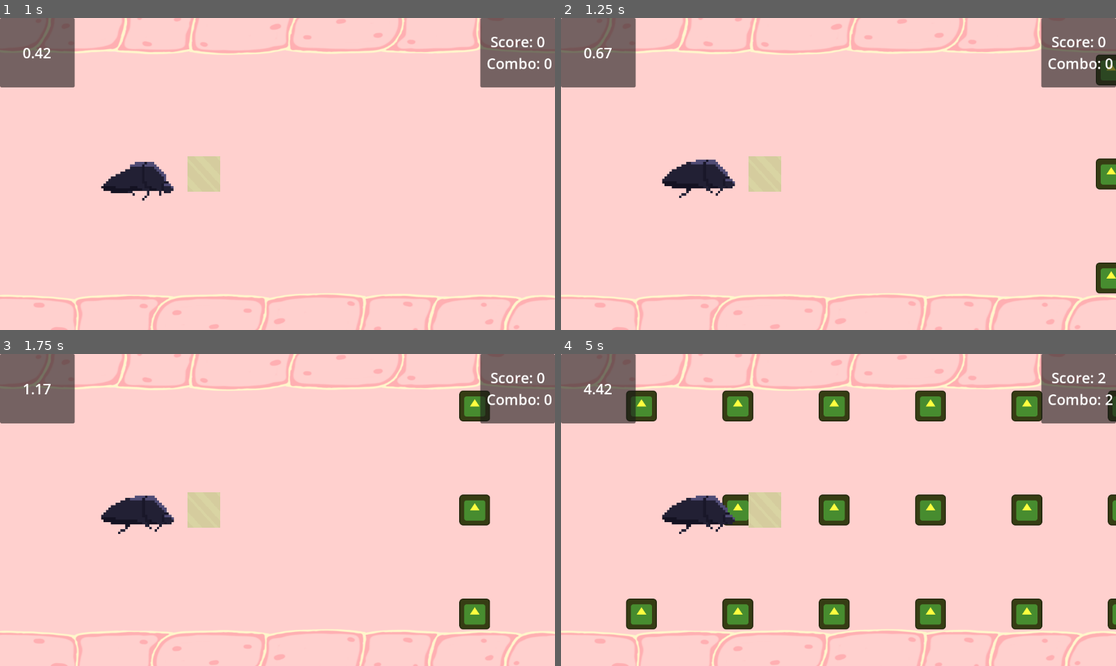
Above: before the commit, frames 1-4 (two rows, left to right).
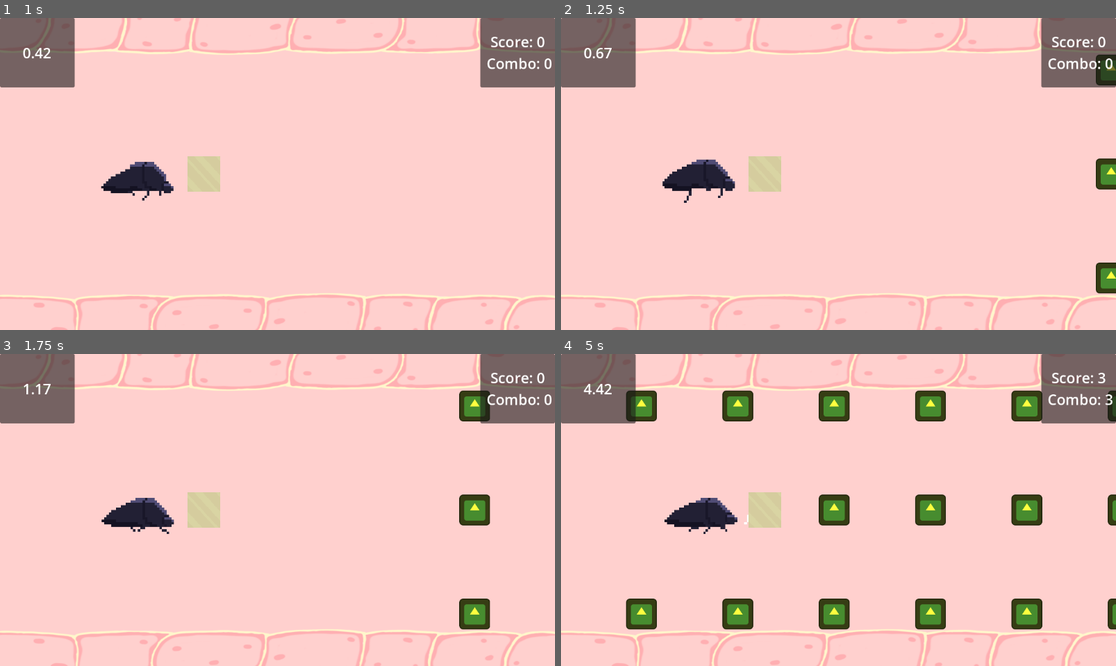
Above: after the commit, the same moments.

Repository: milnej/EscapeFromFrog
Game: Godot game, scene res://Scene/menu.tscn
Two runs of this game, one before a commit and one after it. Both use one fixed random seed, a clock stepped at 60 frames per second and the inputs below. The engine's default icon, where the game draws it, is replaced by a stand-in: a white triangle on a blue panel in a dark square.
Inputs:
- Up to frame 1 (1 s): click "Start" at 0.5 s
- Up to frame 2 (1.25 s): no input
- Up to frame 3 (1.75 s): hold L (note_right) from 1.28 s (still down); tap Space (beetle_attack) at 1.35 s
- Up to frame 4 (5 s): release L (note_right) at 2.03 s; hold S (beetle_down) 2.03-2.78 s; tap Space (beetle_attack) every 0.75 s from 2.1 to 4.35 s; hold L (note_right) 2.78-3.53 s; hold W (beetle_up) 3.53-4.28 s; hold A (note_left) from 4.28 s (still down)

Frame 1 is identical in both runs. In frame 2, 0.2% of the frame differs, in the area x 18-32%, y 45-60%; in frame 3, 0.4%; in frame 4, 0.8%, in the area x 18-100%, y 6-58%.

Commit message:
Added beetle animation when attacking

Diff:
--- a/Scene/Beetle.gd
+++ b/Scene/Beetle.gd
@@ -24,8 +24,11 @@
 	_set_sprite()
 
 func _set_sprite():
+	if (!$AnimatedSprite2D.is_playing()):
+		$AnimatedSprite2D.animation = "running"
 	if (is_attacking):
 		beetle_note_picker.scale = Vector2(0.8, 0.8)
+		$AnimatedSprite2D.animation = "attack"
 	else:
 		beetle_note_picker.scale = Vector2(1.0, 1.0)
 	match row:
@@ -40,6 +43,7 @@
 			$AnimatedSprite2D.flip_v = false
 		_:
 			pass
+	$AnimatedSprite2D.play()
 
 func _process_input():
 	if Input.is_action_just_pressed("beetle_up"):
@@ -61,8 +65,8 @@
 	elif (Input.is_action_just_pressed("beetle_attack") and not is_attacking):
 		is_attacking = true
 		curr_attack_length = 0.0
-	elif Input.is_action_just_released("beetle_attack"):
-		is_attacking = false
+	#elif Input.is_action_just_released("beetle_attack"):
+		#is_attacking = false
 
 # Called every frame. 'delta' is the elapsed time since the previous frame.
 func _process(delta):
--- a/Scene/guts.tscn
+++ b/Scene/guts.tscn
@@ -6,12 +6,33 @@
 [ext_resource type="Script" path="res://Scene/Beetle.gd" id="2_vfcls"]
 [ext_resource type="Texture2D" uid="uid://0awxgmypcl67" path="res://Resources/Sprites/beetle_run.png" id="3_rg1yr"]
 [ext_resource type="Texture2D" uid="uid://bro6wr6ndejh7" path="res://Resources/Background/Yellow.png" id="4_cygtt"]
+[ext_resource type="Texture2D" uid="uid://dpwopr0ax5tg7" path="res://Resources/Animations/beetle_attack.png" id="4_oc8cn"]
 [ext_resource type="Script" path="res://Scene/BeetleNotePicker.gd" id="6_rirdj"]
 [ext_resource type="AudioStream" uid="uid://dscgekfsiivcj" path="res://Resources/Music/198bpm_4-4_GwaGwasSillyLittleStomach_ForReallyRealThisTimeTM.wav" id="8_2ks02"]
 [ext_resource type="Texture2D" uid="uid://c60nxtpbnxm0r" path="res://Resources/Background/top_bottom.png" id="9_2fyvu"]
 [ext_resource type="AudioStream" uid="uid://vkqh2wssp7cw" path="res://Resources/Sound Effects/SCJ24Frog_SFX_Note Collection.wav" id="10_h6cyb"]
 [ext_resource type="Script" path="res://Scene/NoteCollectionPlayer.gd" id="11_wqek8"]
 
+[sub_resource type="AtlasTexture" id="AtlasTexture_gttr6"]
+atlas = ExtResource("4_oc8cn")
+region = Rect2(0, 0, 43, 32)
+
+[sub_resource type="AtlasTexture" id="AtlasTexture_hb8sl"]
+atlas = ExtResource("4_oc8cn")
+region = Rect2(43, 0, 43, 32)
+
+[sub_resource type="AtlasTexture" id="AtlasTexture_vjw0t"]
+atlas = ExtResource("4_oc8cn")
+region = Rect2(86, 0, 43, 32)
+
+[sub_resource type="AtlasTexture" id="AtlasTexture_1tmw5"]
+atlas = ExtResource("4_oc8cn")
+region = Rect2(129, 0, 43, 32)
+
+[sub_resource type="AtlasTexture" id="AtlasTexture_mw4t7"]
+atlas = ExtResource("4_oc8cn")
+region = Rect2(172, 0, 43, 32)
+
 [sub_resource type="AtlasTexture" id="AtlasTexture_8vcnx"]
 atlas = ExtResource("3_rg1yr")
 region = Rect2(43, 0, 43, 32)
@@ -42,10 +63,25 @@
 
 [sub_resource type="SpriteFrames" id="SpriteFrames_3wpxy"]
 animations = [{
-"frames": [],
-"loop": true,
-"name": &"default",
-"speed": 5.0
+"frames": [{
+"duration": 1.0,
+"texture": SubResource("AtlasTexture_gttr6")
+}, {
+"duration": 1.0,
+"texture": SubResource("AtlasTexture_hb8sl")
+}, {
+"duration": 1.0,
+"texture": SubResource("AtlasTexture_vjw0t")
+}, {
+"duration": 1.0,
+"texture": SubResource("AtlasTexture_1tmw5")
+}, {
+"duration": 1.0,
+"texture": SubResource("AtlasTexture_mw4t7")
+}],
+"loop": false,
+"name": &"attack",
+"speed": 15.0
 }, {
 "frames": [{
 "duration": 1.0,
@@ -137,9 +173,10 @@
 [node name="AnimatedSprite2D" type="AnimatedSprite2D" parent="Beetle"]
 texture_filter = 1
 sprite_frames = SubResource("SpriteFrames_3wpxy")
-animation = &"running"
+animation = &"attack"
 autoplay = "running"
-frame_progress = 0.224654
+frame = 4
+frame_progress = 1.0
 
 [node name="Sprite2D" type="Sprite2D" parent="Beetle"]
 visible = false
Binary file added: Resources/Animations/beetle_attack.png
Not shown, added: Resources/Animations/beetle_attack.png.import
Not shown: 1 places in Scene/guts.tscn that only renumber resources
